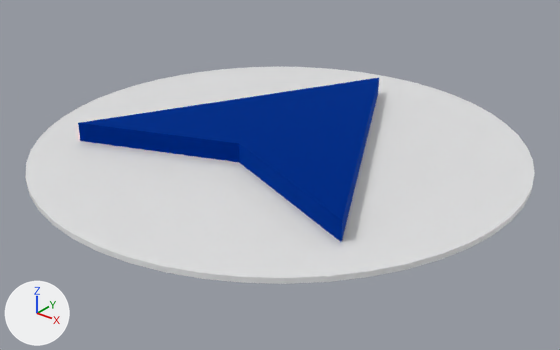
Before and after pictures for a commit that changed the glTF model Cursor.glb.
Both versions are drawn from a 50 mm camera at (182.6, -228.2, 128.7) aimed at (4.4, -5.4, -9.4). The lights are fixed; the arrows at lower left show +X, +Y and +Z. Where no turn or scale is listed for an object, it has been applied to the vertices.

The first picture shows 'Arrow.001', 'Cylinder'.
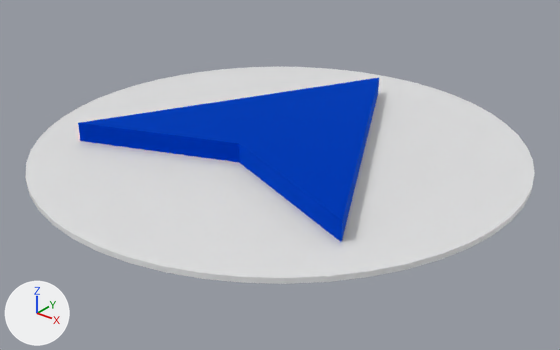
The change, as a diff of the scene's bpy script:
```diff
--- a/Cursor.glb.py
+++ b/Cursor.glb.py
@@ mat_blue @@
 mat_blue = principled_material('Blue')
-mat_blue.base_color = (0.0, 0.0596, 0.447)  # blue #0045b2
+mat_blue.base_color = (0.0, 0.095, 0.712)  # blue #0057db
 mat_blue.metallic = 1.0
```

Boxes (x1, y1, x2, y2) around the edits, measured in the pictures (560 x 350 px):
'Arrow.001', recoloured
    both: (78, 78, 379, 242)
